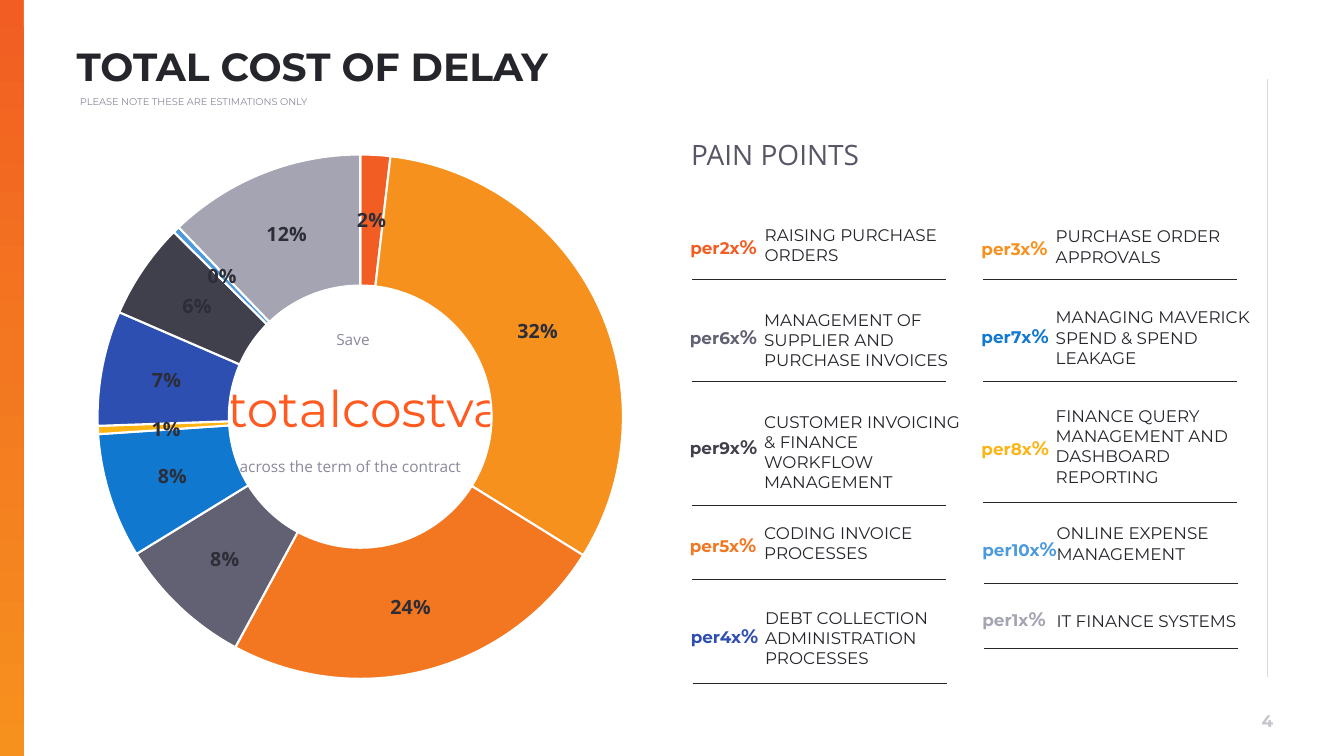
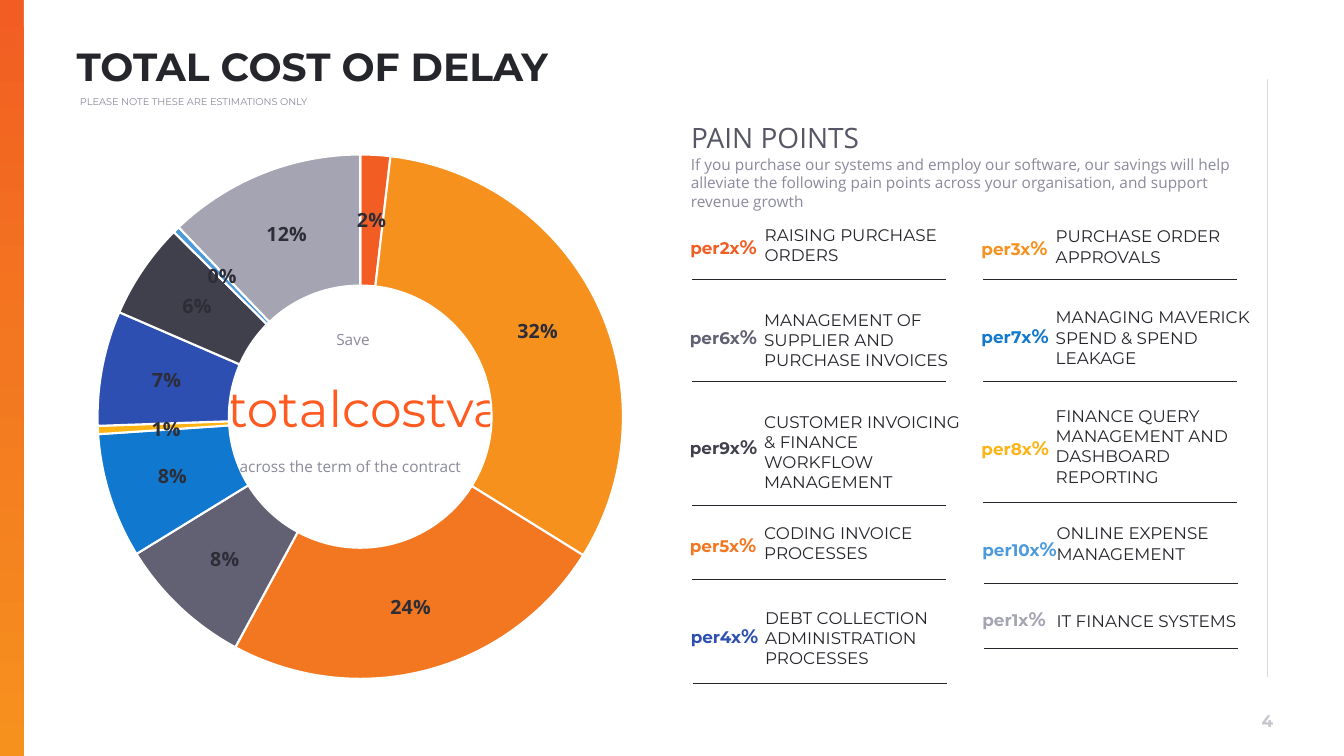
Before and after one commit to muratozdemirpiblo/ppt-api, a slide deck: slide 4 of sales.pptx. Drawn at 1344x756 pixels with LibreOffice and Linux fonts; fonts in the diff are those of the drawing; background and template pictures are left out. Boxes give left, top, right and bottom in pixels: in the first picture for what was removed or moved away, otherwise in the second. Text is boxed around its words. In the diff, an @@ line names an element or a change of style, - is before the commit and + after.

```diff
--- a/sales.pptx
+++ b/sales.pptx
@@ text "PAIN POINTS": place and size @@
-text "PAIN POINTS" at box(691, 144, 859, 166)
+text "PAIN POINTS" at box(691, 127, 859, 149)
@@ text added at box(691, 158, 1229, 211), 11 pt, text #8A8A9D @@
+If you purchase our systems and employ our software, our savings will help alleviate the following pain points across your organisation, and support revenue growth
```
Also in this commit, not shown: 2 other slides changed, 1 other file.
